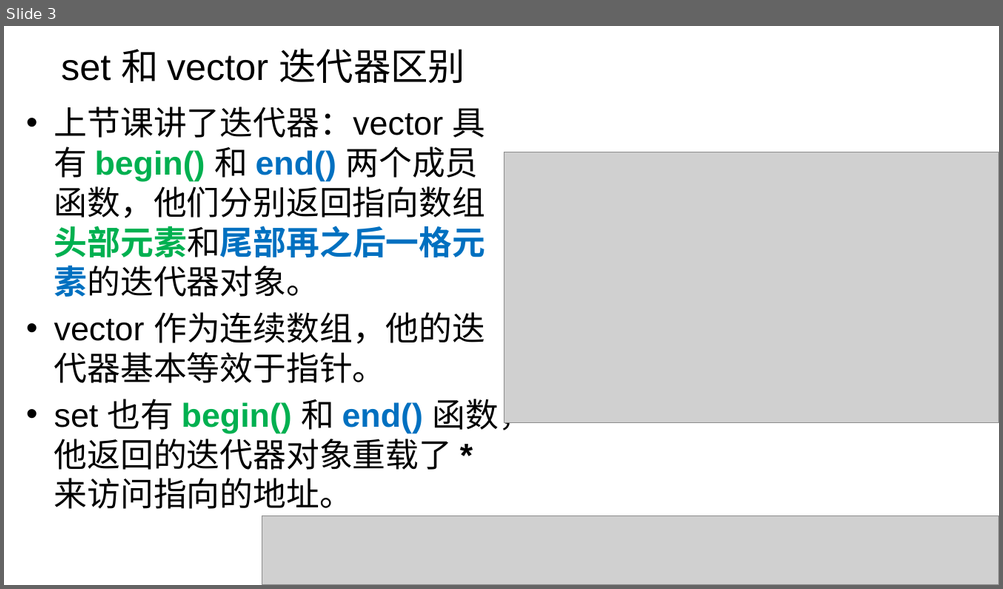
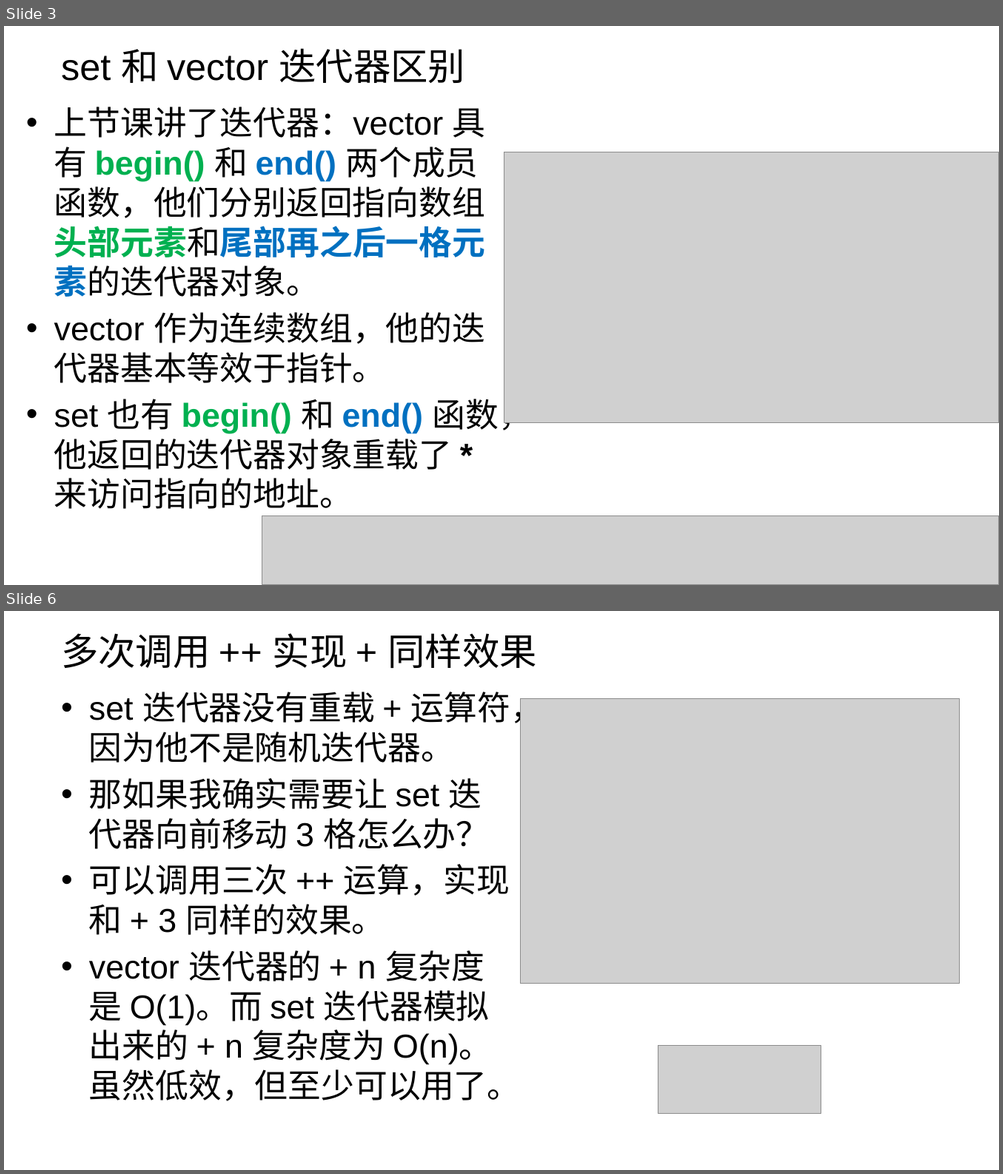
Before and after one commit to parallel101/course, a slide deck: 14/slides.pptx. Shown one above the other, each under a label of ours: slide 3 before the commit, slides 3 and 6 after it; the slides between them are not shown. The pictures are 1003x589 and 1003x1174 pixels, drawn with LibreOffice and Linux fonts; fonts in the diff are those of the drawing; grey boxes stand for pictures; background and template pictures are left out. Boxes give left, top, right and bottom in pixels: in the first picture for what was removed or moved away, otherwise in the second. Text is boxed around its words. In the diff, an @@ line names an element or a change of style, - is before the commit and + after.

```diff
--- a/14/slides.pptx
+++ b/14/slides.pptx
@@ slide 6 added at (4, 611, 999, 1170), background picture (left out) @@
@@ title added at (61, 633, 537, 668), 36 pt, text #000000 @@
+多次调用 ++ 实现 + 同样效果
@@ text added at (89, 692, 543, 1102), 32 pt, text #000000 @@
+• set 迭代器没有重载 + 运算符，因为他不是随机迭代器。
+• 那如果我确实需要让 set 迭代器向前移动 3 格怎么办？
+• 可以调用三次 ++ 运算，实现和 + 3 同样的效果。
+• vector 迭代器的 + n 复杂度是 O(1)。而 set 迭代器模拟出来的 + n 复杂度为 O(n)。虽然低效，但至少可以用了。
@@ picture added at (521, 699, 959, 984) @@
@@ picture added at (658, 1046, 821, 1114) @@
```
Also in this commit, not shown: 2 slides changed, 12 other slides added, 17 other files.
